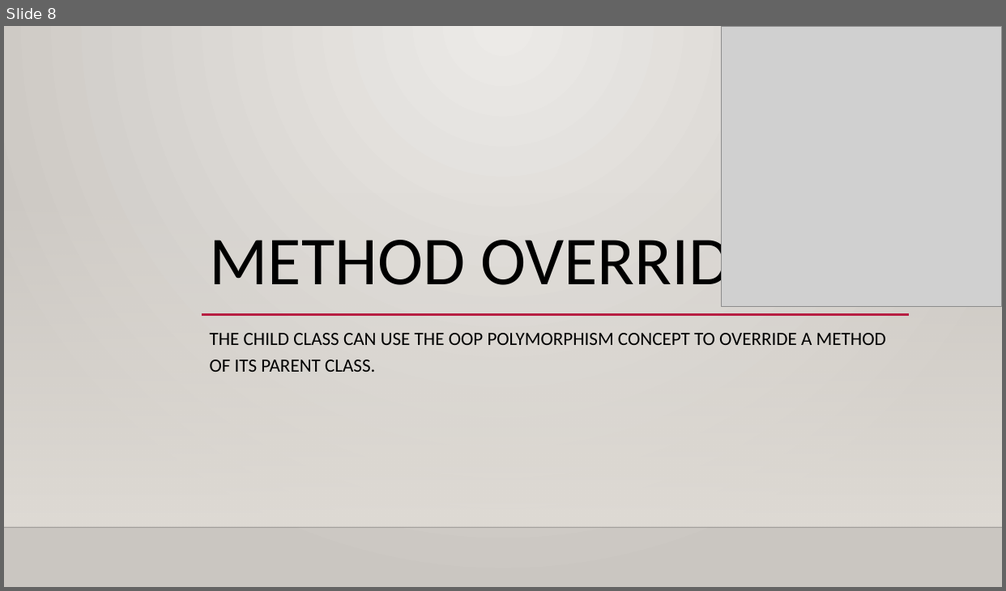
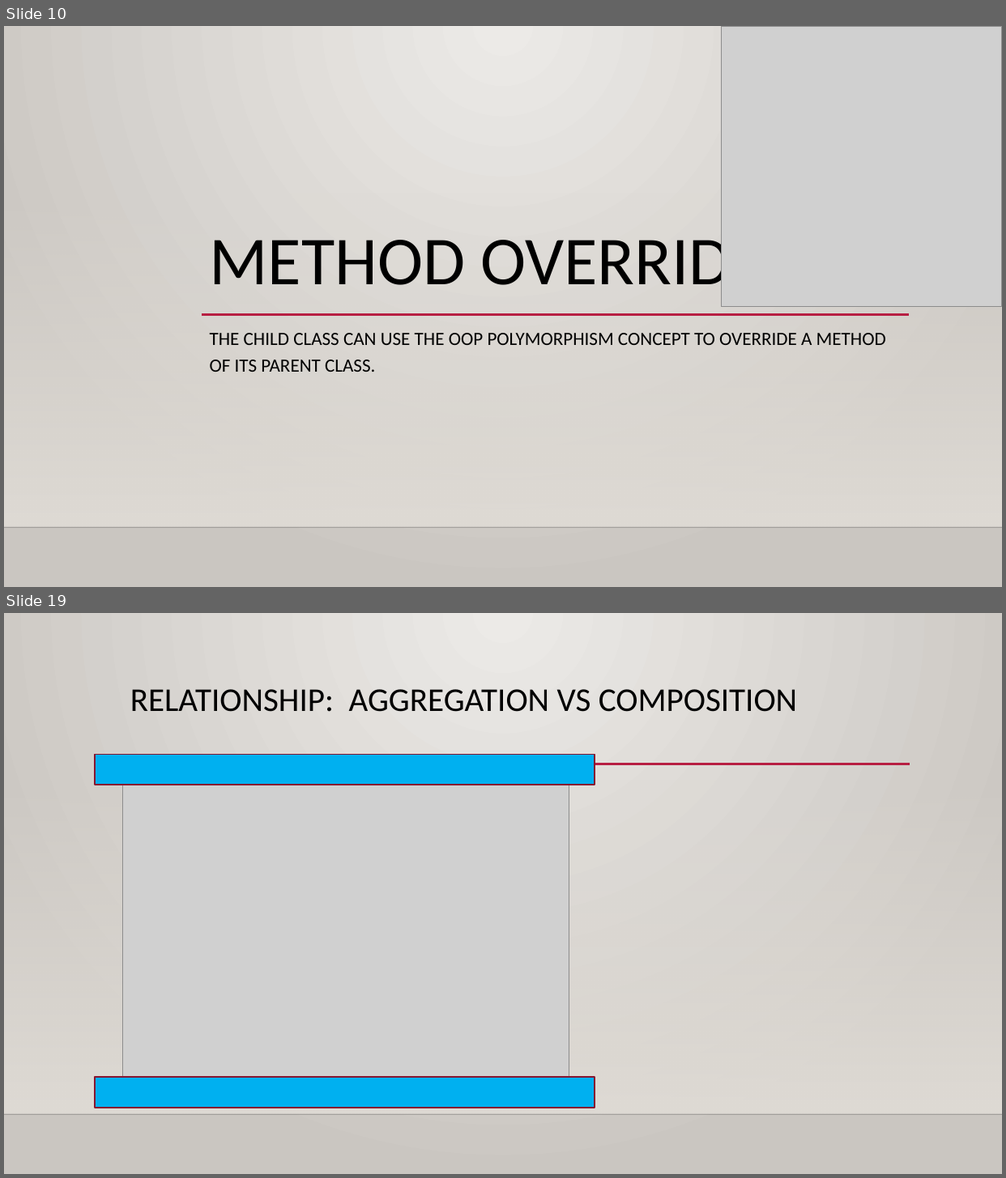
Before and after one commit to BishWAshi/myproject, a slide deck: Manuals/Java OOPS.pptx. Shown one above the other, each under a label of ours: slide 8 before the commit, slides 10 and 19 after it; the slides between them are not shown. The pictures are 1006x591 and 1006x1178 pixels, drawn with LibreOffice and Linux fonts; fonts in the diff are those of the drawing; grey boxes stand for pictures; background and template pictures are left out. Boxes give left, top, right and bottom in pixels: in the first picture for what was removed or moved away, otherwise in the second. Text is boxed around its words. In the diff, an @@ line names an element or a change of style, - is before the commit and + after.

```diff
--- a/Manuals/Java OOPS.pptx
+++ b/Manuals/Java OOPS.pptx
@@ slide 19 added at [4,613,1002,1174], background gradient #ECEAE7 to #CAC7C1; not listed: 2 template elements that a slide beside it also shows @@
@@ title added at [130,689,797,712], 32 pt, text #000000 @@
+RELATIONSHIP: AGGREGATION VS COMPOSITION
@@ rectangle added at [95,755,594,786], fill #00B0F0, outline #871631 1.25 pt @@
@@ line added from (123, 764) to (910, 764), #B71E42 2.5 pt @@
@@ picture added at [123,765,570,1101] @@
@@ rectangle added at [95,1077,594,1108], fill #00B0F0, outline #871631 1.25 pt @@
@@ what was slide 8 is now slide 10 @@
```
Also in this commit, not shown: 17 other slides added.
